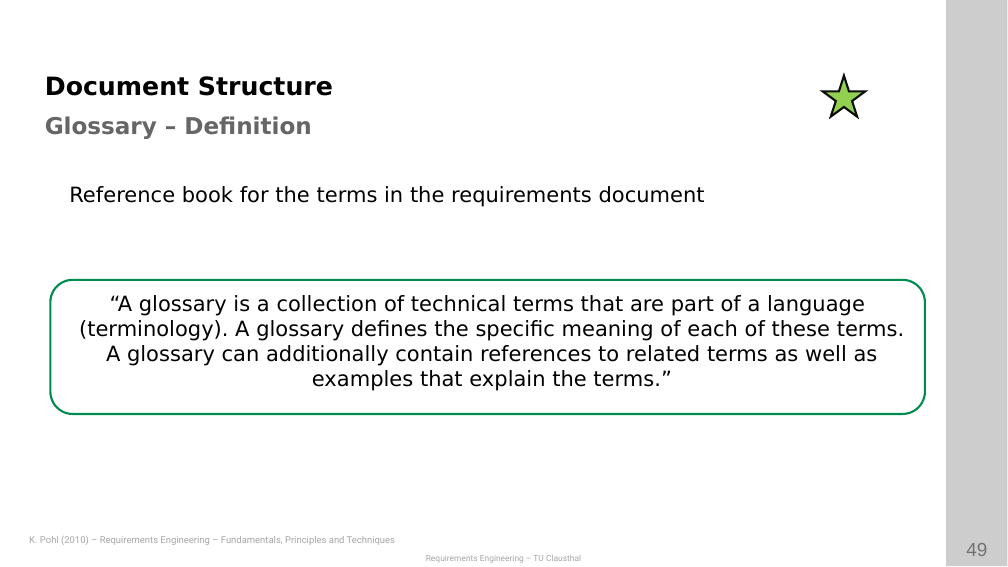
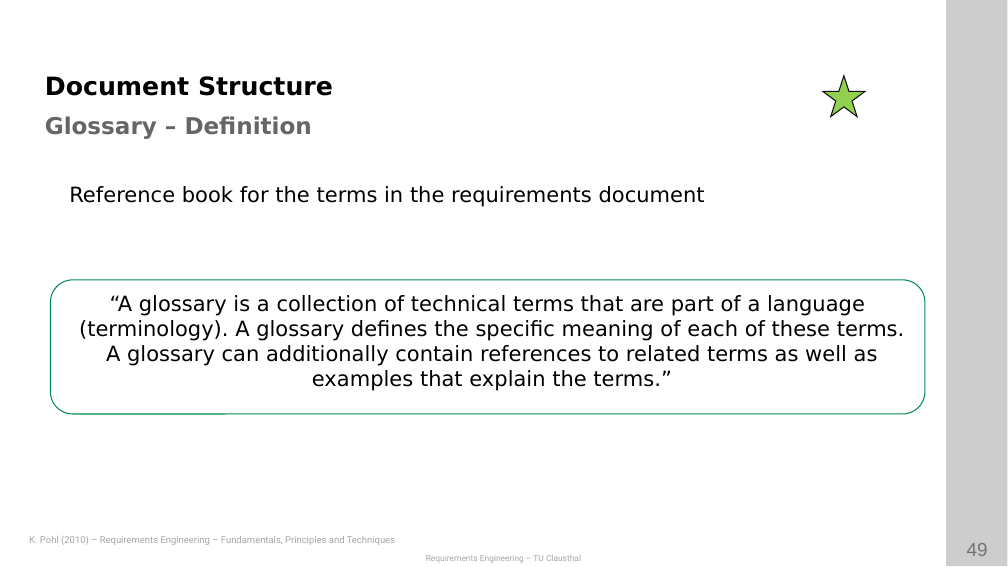
Before and after one commit to ETCE-LAB/teaching-material, a slide deck: slide 49 of Requirements-Engineering/RE-L06-Documentation--Introduction.pptx. Drawn at 1008x567 pixels with LibreOffice and Linux fonts; fonts in the diff are those of the drawing; background and template pictures are left out. Boxes give left, top, right and bottom in pixels: in the first picture for what was removed or moved away, otherwise in the second. Text is boxed around its words. In the diff, an @@ line names an element or a change of style, - is before the commit and + after.

```diff
--- a/Requirements-Engineering/RE-L06-Documentation--Introduction.pptx
+++ b/Requirements-Engineering/RE-L06-Documentation--Introduction.pptx
@@ star at [823,76,865,116]: outline #0D0D0D 2 pt to #0D0D0D 1 pt @@
@@ rounded rectangle "“A glossary is a collection ..." at [51,280,926,414]: outline #008C4F 2 pt to #008C4F 1 pt @@
```
Also in this commit, not shown: 21 other slides changed, 1 other file.
